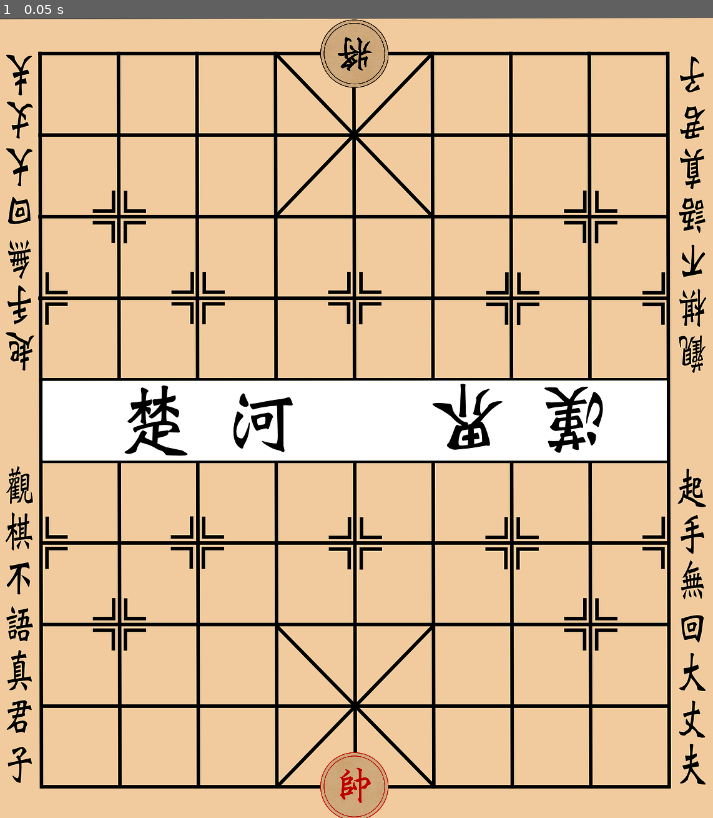
Above: before the commit, frame 1.
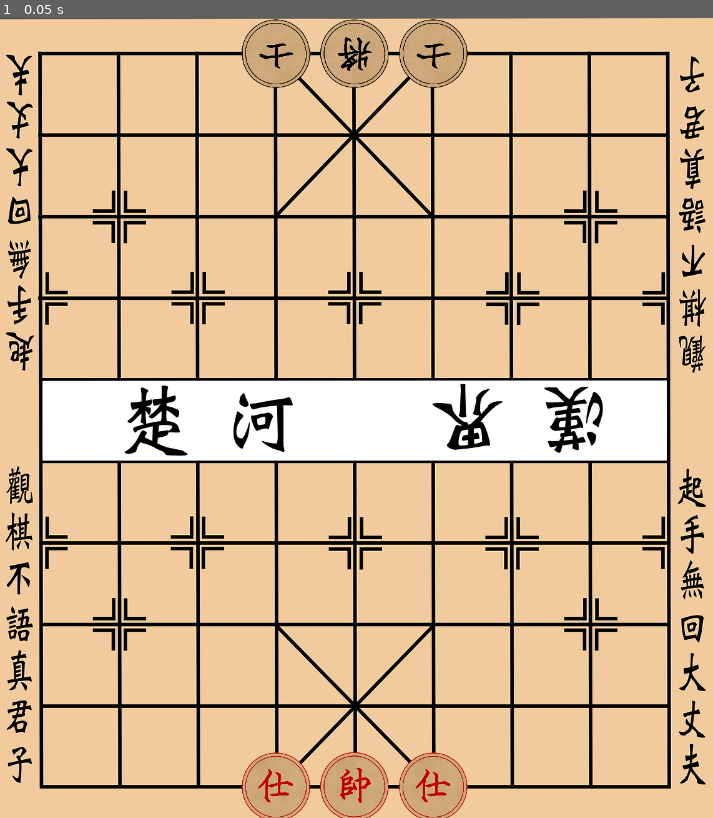
Above: after the commit, the same moment.

Repository: zzhouj/chinese-chess
Game: Godot game, scene res://scenes/checker_board.tscn
Two runs of this game, one before a commit and one after it. Both use one fixed random seed, a clock stepped at 60 frames per second and the inputs below.
Inputs:
- Up to frame 1 (0.05 s): no input

The runs differ from the first frame. In frame 1, 2.5% of the frame differs, in the area x 33-66%, y 0-100%.

Commit message:
added red & black advisor pieces

Diff:
--- /dev/null
+++ b/scenes/black_advisor_piece.tscn
@@ -0,0 +1,15 @@
+[gd_scene load_steps=3 format=3 uid="uid://bdgrp20d1hkss"]
+
+[ext_resource type="Texture2D" uid="uid://cgsjnm7hepy16" path="res://textures/chinese-chess-pieces.webp" id="1_yvilk"]
+[ext_resource type="Script" uid="uid://p8tbp5f8ntge" path="res://scripts/advisor_piece.gd" id="2_ioo7i"]
+
+[node name="BlackAdvisorPiece" type="Sprite2D"]
+rotation = 3.14159
+scale = Vector2(0.5, 0.5)
+texture = ExtResource("1_yvilk")
+region_enabled = true
+region_rect = Rect2(396, 387, 220, 219)
+script = ExtResource("2_ioo7i")
+color = 1
+type = 1
+metadata/_custom_type_script = "uid://ciinpb7ivdjiq"
--- /dev/null
+++ b/scenes/red_advisor_piece.tscn
@@ -0,0 +1,12 @@
+[gd_scene load_steps=3 format=3 uid="uid://d3ki0onx3fwwm"]
+
+[ext_resource type="Texture2D" uid="uid://cgsjnm7hepy16" path="res://textures/chinese-chess-pieces.webp" id="1_mexlk"]
+[ext_resource type="Script" uid="uid://p8tbp5f8ntge" path="res://scripts/advisor_piece.gd" id="2_e7e2b"]
+
+[node name="RedAdvisorPiece" type="Sprite2D"]
+scale = Vector2(0.5, 0.5)
+texture = ExtResource("1_mexlk")
+region_enabled = true
+region_rect = Rect2(652, 387, 219, 219)
+script = ExtResource("2_e7e2b")
+metadata/_custom_type_script = "uid://ciinpb7ivdjiq"
--- /dev/null
+++ b/scripts/advisor_piece.gd
@@ -0,0 +1,5 @@
+class_name AdvisorPiece
+extends Piece
+
+func search_movable_coordinates(board: Array[Array]) -> Array[Vector2i]:
+	return []
--- a/scripts/checker_board.gd
+++ b/scripts/checker_board.gd
@@ -11,7 +11,10 @@
 const ROW_HEIGHT := (BOARD_SE.y - BOARD_NW.y) / (BOARD_ROWS - 1)
 
 const RED_KING_PIECE = preload("res://scenes/red_king_piece.tscn")
+const RED_ADVISOR_PIECE = preload("res://scenes/red_advisor_piece.tscn")
+
 const BLACK_KING_PIECE = preload("res://scenes/black_king_piece.tscn")
+const BLACK_ADVISOR_PIECE = preload("res://scenes/black_advisor_piece.tscn")
 
 var board: Array[Array] = []
 
@@ -24,7 +27,12 @@
 
 func _ready() -> void:
 	add_piece(RED_KING_PIECE.instantiate(), Vector2i(4, 0))
+	add_piece(RED_ADVISOR_PIECE.instantiate(), Vector2i(3, 0))
+	add_piece(RED_ADVISOR_PIECE.instantiate(), Vector2i(5, 0))
+
 	add_piece(BLACK_KING_PIECE.instantiate(), Vector2i(4, 9))
+	add_piece(BLACK_ADVISOR_PIECE.instantiate(), Vector2i(3, 9))
+	add_piece(BLACK_ADVISOR_PIECE.instantiate(), Vector2i(5, 9))
 
 func add_piece(piece: Piece, coordinate: Vector2i) -> void:
 	if coordinate.x >= 0 and coordinate.x < BOARD_COLS:
Not shown, added: scripts/advisor_piece.gd.uid
